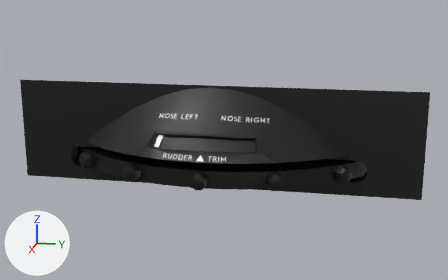
The Blender file Models/Interior/Panel/Controls/trim/rudder-trim.blend, before and after one commit.
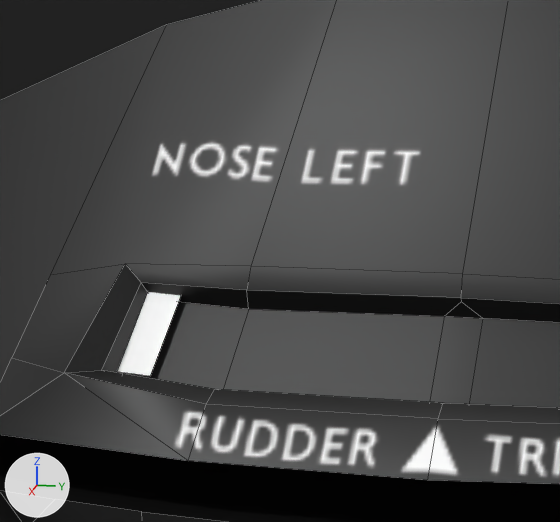
Old and new are each drawn whole from a camera (50 mm lens) standing at (0.2677, 0.0589, 0.0659) and looking at (-0.0597, -0.0065, -0.0159) and again close up on the part from 31% to 49% of the width and 33% to 60% of the height. Every picture has the same lights, and +X, +Y and +Z are marked at lower left. The close-ups show mesh edges as thin lines.

Objects in the first close-up: 'Mount', 'TrimMark', 'TrimWheel'.
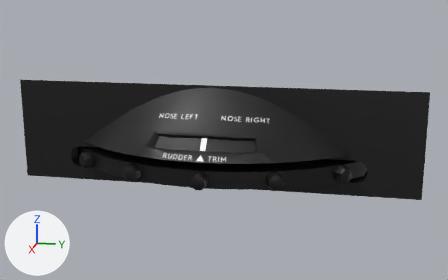
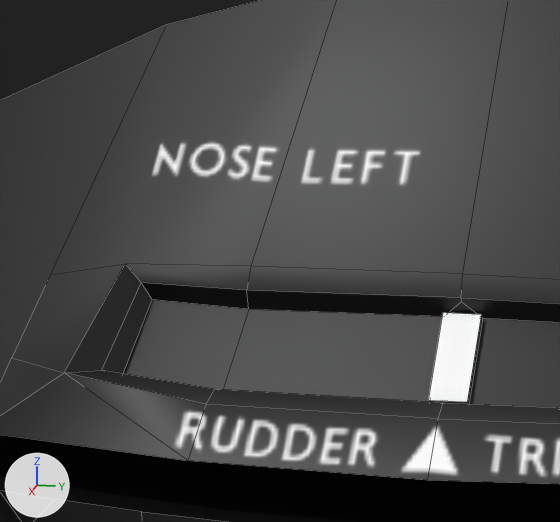
Commit message: Adjust udder trim wheel control factor

Edits to the scene script, one JSON object a line:
```json
{"op": "set", "path": "ob_trimmark.rotation_euler", "old": "(0.0, 0.0, -0.253)", "new": "(0.0, 0.0, 0.0)", "note": "degrees (0, 0, -14) -> degrees (0, 0, 0)"}
```

Pixel boxes (x1, y1, x2, y2) of what changed, in the close-ups (560 x 522 px):
```json
{"object": "TrimMark", "change": "turned", "before": [117, 292, 181, 376], "after": [428, 313, 481, 402]}
```
